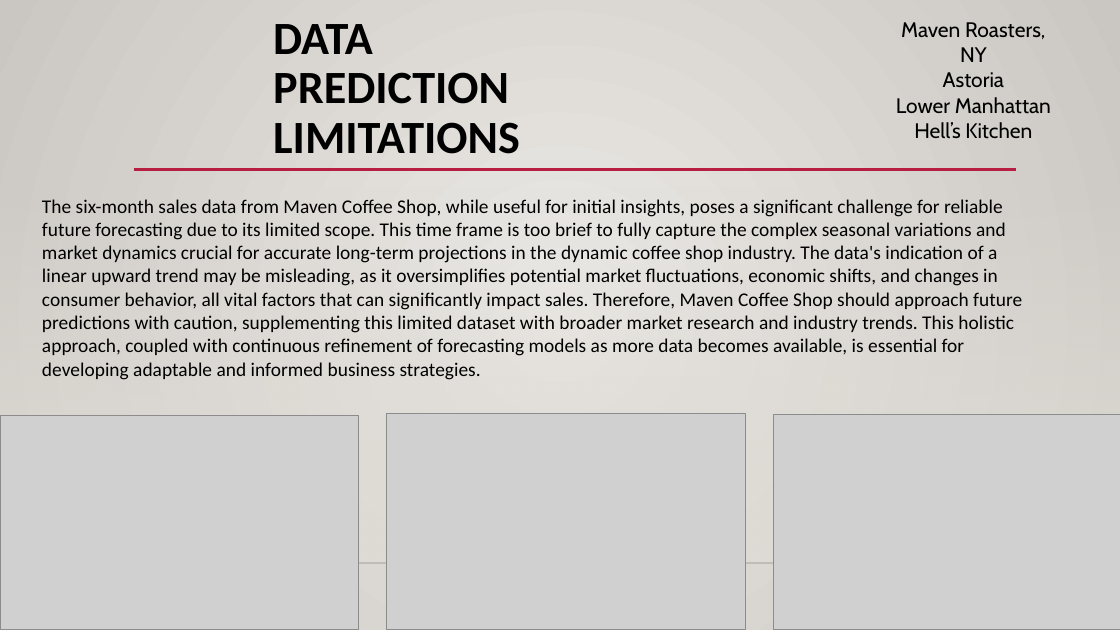
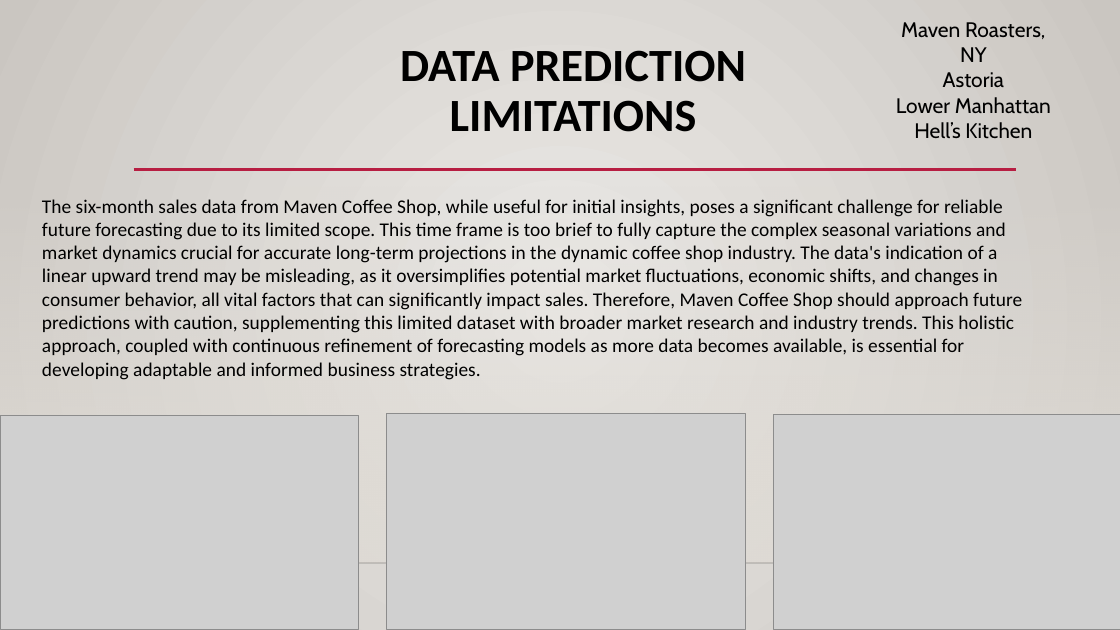
Before and after one commit to cedetraz96/Coffee_Crew, a slide deck: slide 2 of Maven Roasters Project1.pptx. Drawn at 1120x630 pixels with LibreOffice and Linux fonts; fonts in the diff are those of the drawing; grey boxes stand for pictures; background and template pictures are left out. Boxes give left, top, right and bottom in pixels: in the first picture for what was removed or moved away, otherwise in the second. Text is boxed around its words. In the diff, an @@ line names an element or a change of style, - is before the commit and + after.

```diff
--- a/Maven Roasters Project1.pptx
+++ b/Maven Roasters Project1.pptx
@@ title "DATA PREDICTION LIMITATIONS": place and size @@
-title "DATA PREDICTION LIMITATIONS" at [273,24,520,154]
+title "DATA PREDICTION LIMITATIONS" at [400,50,746,132]
@@ title "DATA PREDICTION LIMITATIONS" at [400,50,746,132]: alignment left to centre @@
```
Also in this commit, not shown: 8 other slides changed.
